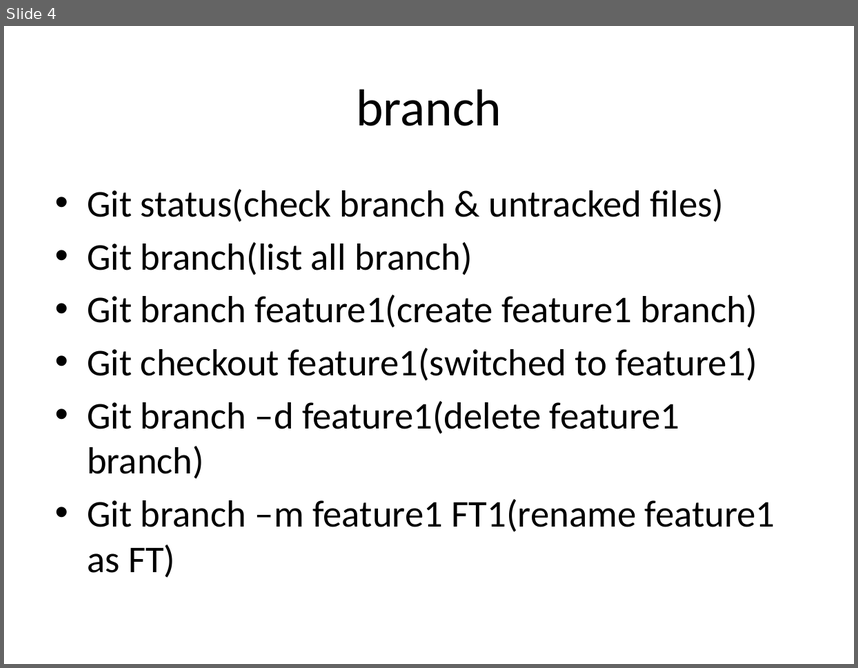
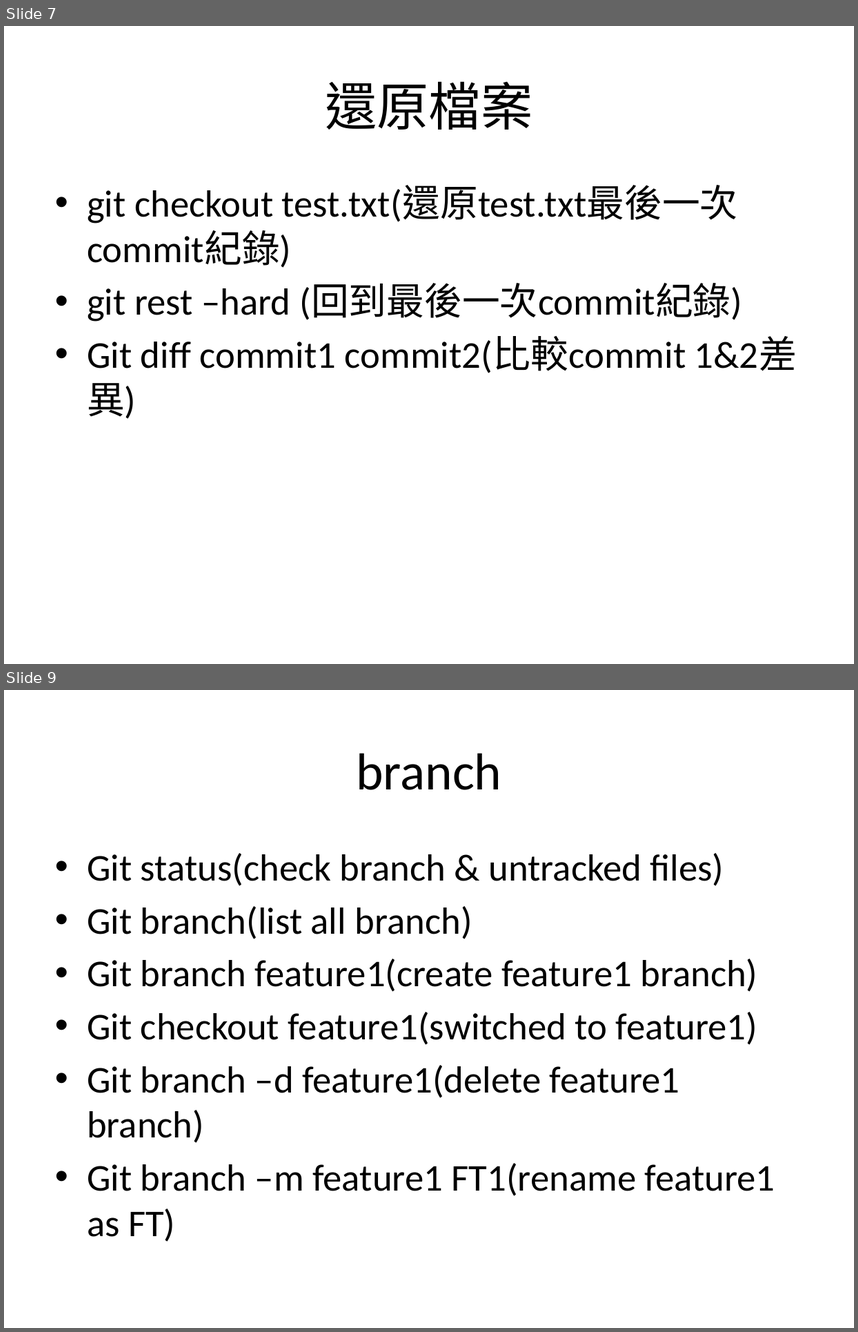
Before and after one commit to Howard0501/test, a slide deck: github_tutorial.pptx. Shown one above the other, each under a label of ours: slide 4 before the commit, slides 7 and 9 after it; the slides between them are not shown. The pictures are 858x668 and 858x1332 pixels, drawn with LibreOffice and Linux fonts; fonts in the diff are those of the drawing. Boxes give left, top, right and bottom in pixels: in the first picture for what was removed or moved away, otherwise in the second. Text is boxed around its words. In the diff, an @@ line names an element or a change of style, - is before the commit and + after.

```diff
--- a/github_tutorial.pptx
+++ b/github_tutorial.pptx
@@ slide 7 added at bbox=[4, 26, 854, 664], background #FFFFFF @@
@@ title added at bbox=[325, 81, 533, 129], 44 pt, text #000000 @@
+還原檔案
@@ text added at bbox=[87, 185, 797, 373], 32 pt, text #000000 @@
+• git checkout test.txt(還原test.txt最後一次commit紀錄)
+• git rest –hard (回到最後一次commit紀錄)
+• Git diff commit1 commit2(比較commit 1&2差異)
@@ what was slide 4 is now slide 9 @@
```
Also in this commit, not shown: 1 slide changed, 6 other slides added, 1 slide removed.
